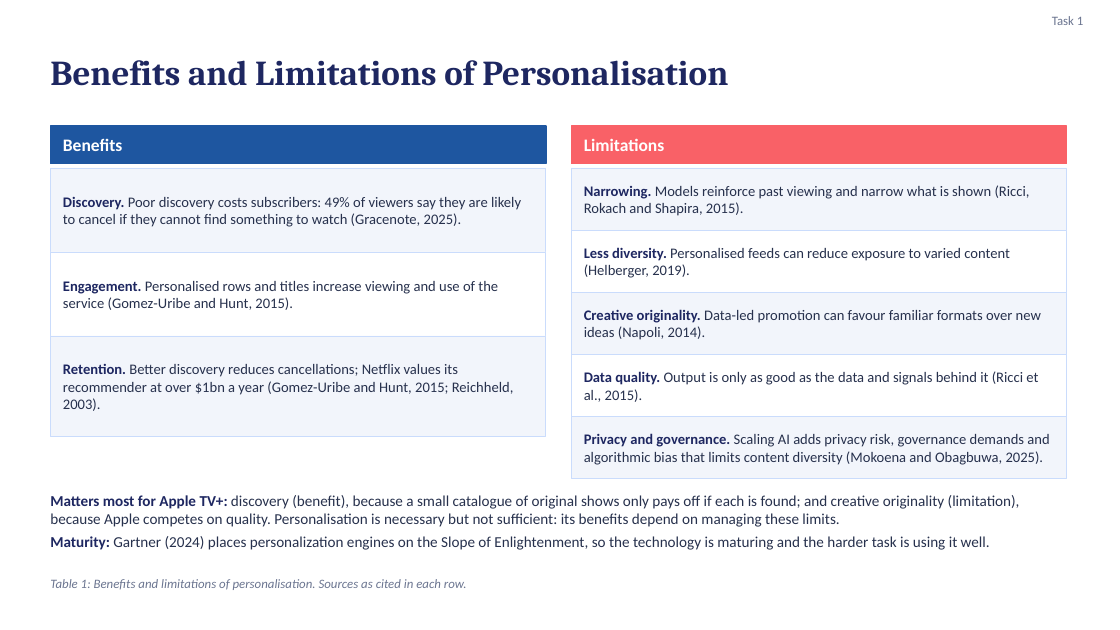
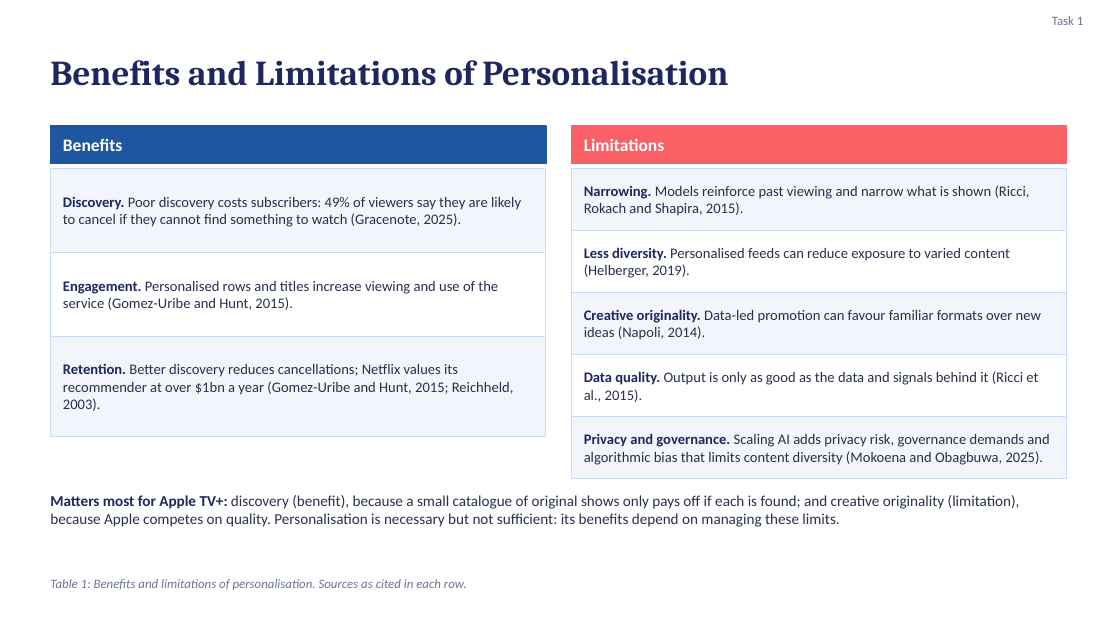
Before and after one commit to karanrg22-svg/skill, a slide deck: slide 5 of Earning-the-Signal_revised.pptx. Drawn at 1120x630 pixels with LibreOffice and Linux fonts; fonts in the diff are those of the drawing. Boxes give left, top, right and bottom in pixels: in the first picture for what was removed or moved away, otherwise in the second. Text is boxed around its words. In the diff, an @@ line names an element or a change of style, - is before the commit and + after.

```diff
--- a/Earning-the-Signal_revised.pptx
+++ b/Earning-the-Signal_revised.pptx
@@ text at [50,536,990,550]: paragraph removed @@
-Maturity: Gartner (2024) places personalization engines on the Slope of Enlightenment, so the technology is maturing and the harder task is using it well.
```
Also in this commit, not shown: 1 other slide changed.
